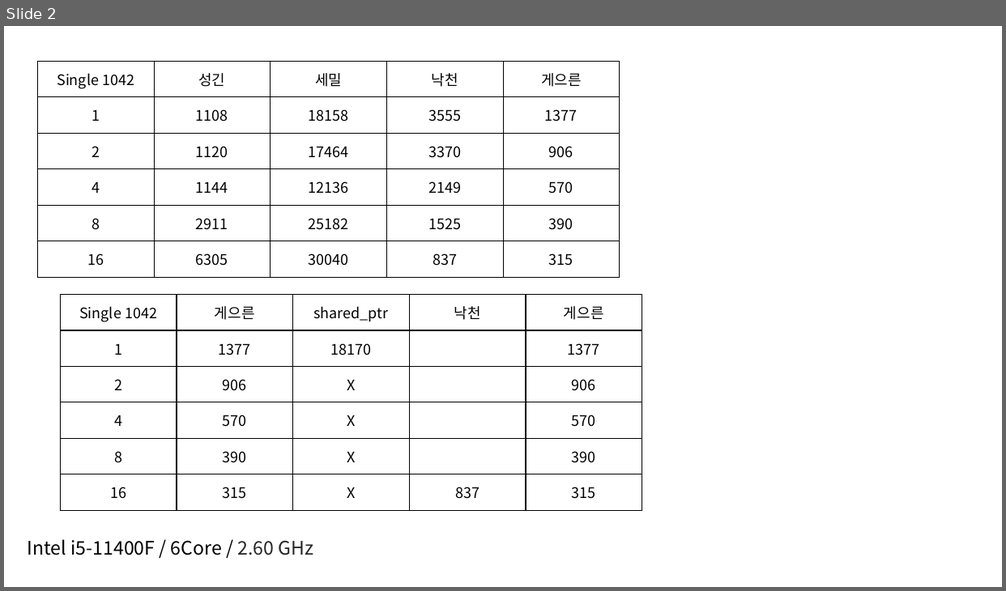
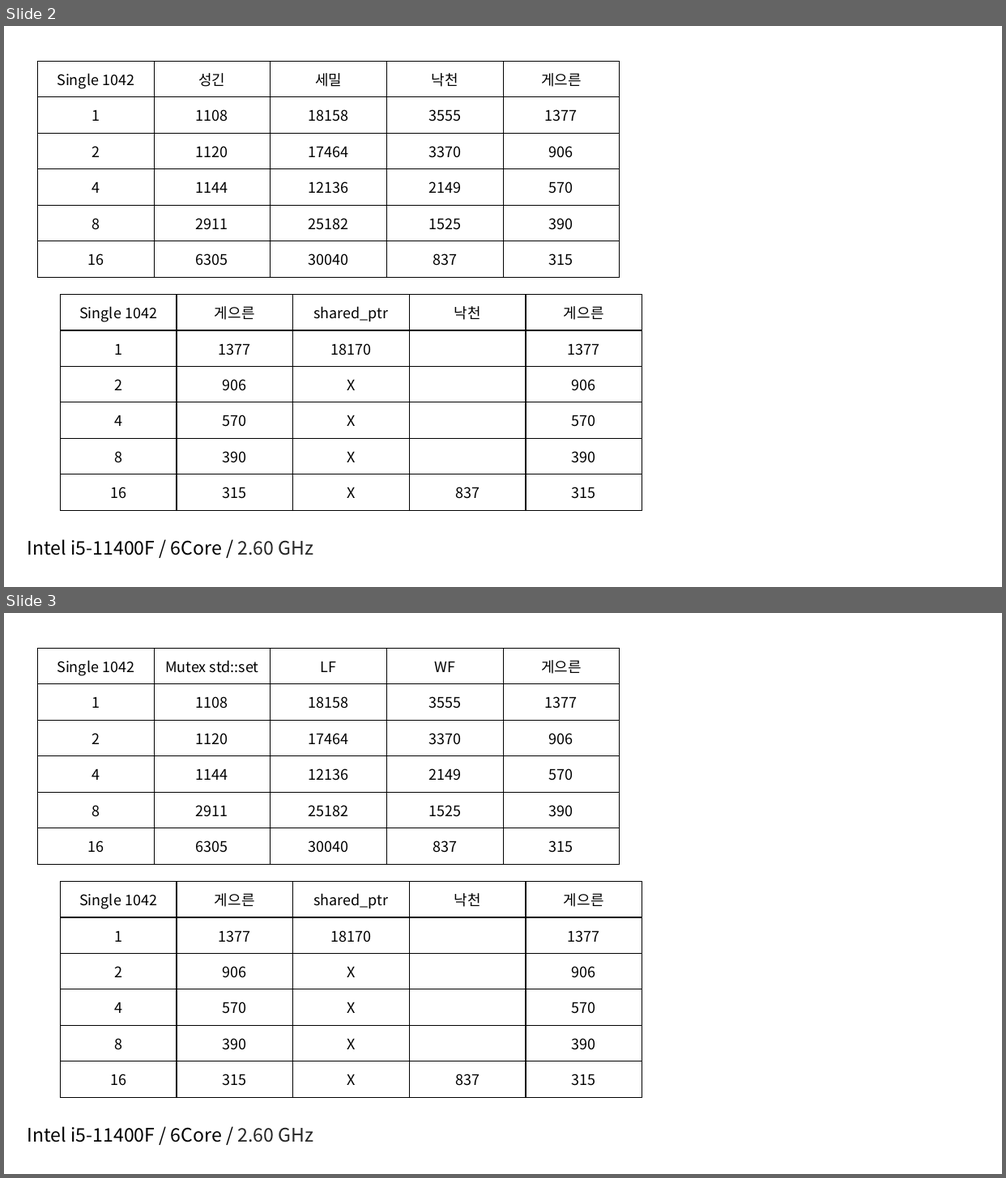
Before and after one commit to ChamChiCham/multi_core, a slide deck: MCP2025/새 프레젠테이션 문서.pptx. Shown one above the other, each under a label of ours: slide 2 before the commit, slides 2 and 3 after it. The pictures are 1006x591 and 1006x1178 pixels, drawn with LibreOffice and Linux fonts; fonts in the diff are those of the drawing. Boxes give left, top, right and bottom in pixels: in the first picture for what was removed or moved away, otherwise in the second. Text is boxed around its words. In the diff, an @@ line names an element or a change of style, - is before the commit and + after.

```diff
--- a/MCP2025/새 프레젠테이션 문서.pptx
+++ b/MCP2025/새 프레젠테이션 문서.pptx
@@ slide 3 added at box(4, 613, 1002, 1174), background #FFFFFF @@
@@ table added at box(38, 648, 618, 865), 6 rows, 5 columns @@
+Single 1042 | Mutex std::set | LF | WF | 게으른
+1 | 1108 | 18158 | 3555 | 1377
+2 | 1120 | 17464 | 3370 | 906
+4 | 1144 | 12136 | 2149 | 570
+8 | 2911 | 25182 | 1525 | 390
+16 | 6305 | 30040 | 837 | 315
@@ table added at box(60, 882, 641, 1098), 6 rows, 5 columns @@
+Single 1042 | 게으른 | shared_ptr | 낙천 | 게으른
+1 | 1377 | 18170 |  | 1377
+2 | 906 | X |  | 906
+4 | 570 | X |  | 570
+8 | 390 | X |  | 390
+16 | 315 | X | 837 | 315
@@ text added at box(27, 1127, 313, 1143), 18 pt, text #000000 @@
+Intel i5-11400F / 6Core / 2.60 GHz
```
Also in this commit, not shown: 1 slide removed, 7 other files.
